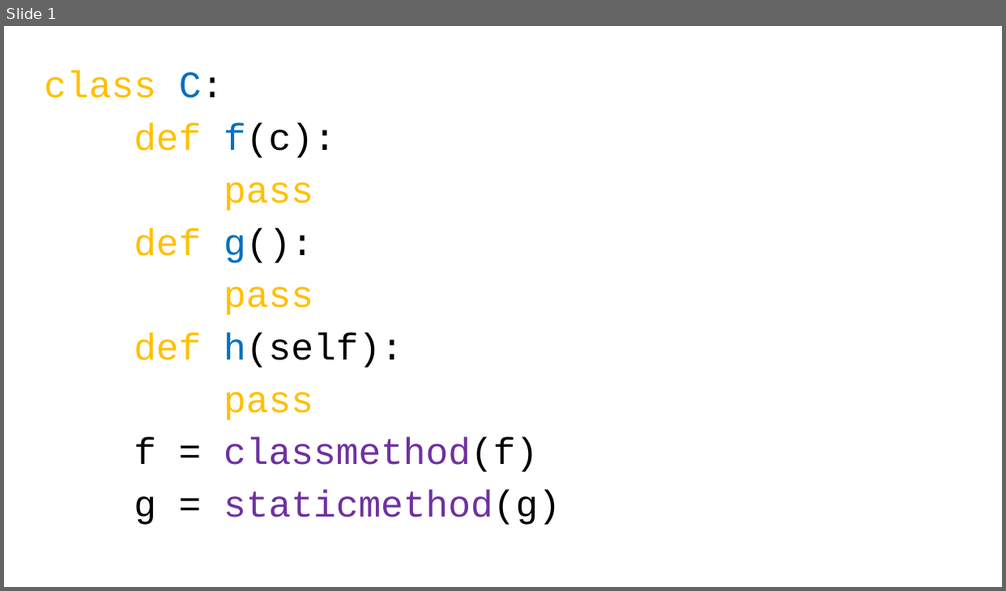
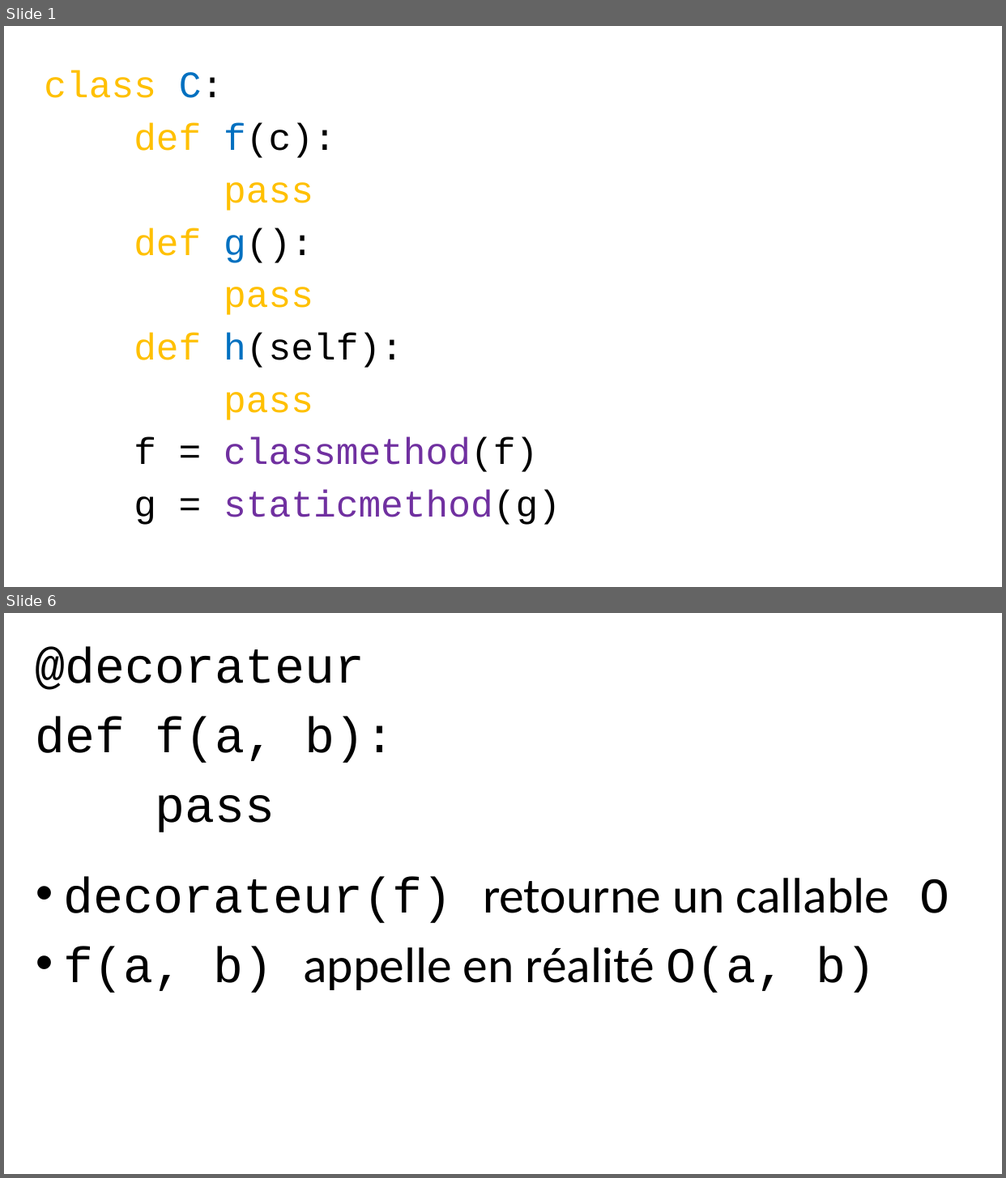
Before and after one commit to parmentelat/flotpython-archive, a slide deck: semaine7/CO12AL-W7-VIDEO02-SLIDE01.pptx. Shown one above the other, each under a label of ours: slide 1 before the commit, slides 1 and 6 after it; the slides between them are not shown. The pictures are 1006x591 and 1006x1178 pixels, drawn with LibreOffice and Linux fonts; fonts in the diff are those of the drawing. Boxes give left, top, right and bottom in pixels: in the first picture for what was removed or moved away, otherwise in the second. Text is boxed around its words. In the diff, an @@ line names an element or a change of style, - is before the commit and + after.

```diff
--- a/semaine7/CO12AL-W7-VIDEO02-SLIDE01.pptx
+++ b/semaine7/CO12AL-W7-VIDEO02-SLIDE01.pptx
@@ slide 6 added at box(4, 613, 1002, 1174), background #FFFFFF @@
@@ text added at box(36, 647, 950, 993), 48 pt, text #000000 @@
+@decorateur
+def f(a, b):
+pass
+• decorateur(f) retourne un callable O
+• f(a, b) appelle en réalité O(a, b)
```
Also in this commit, not shown: 3 slides changed, 5 other slides added, 2 slides removed, 1 other file.
